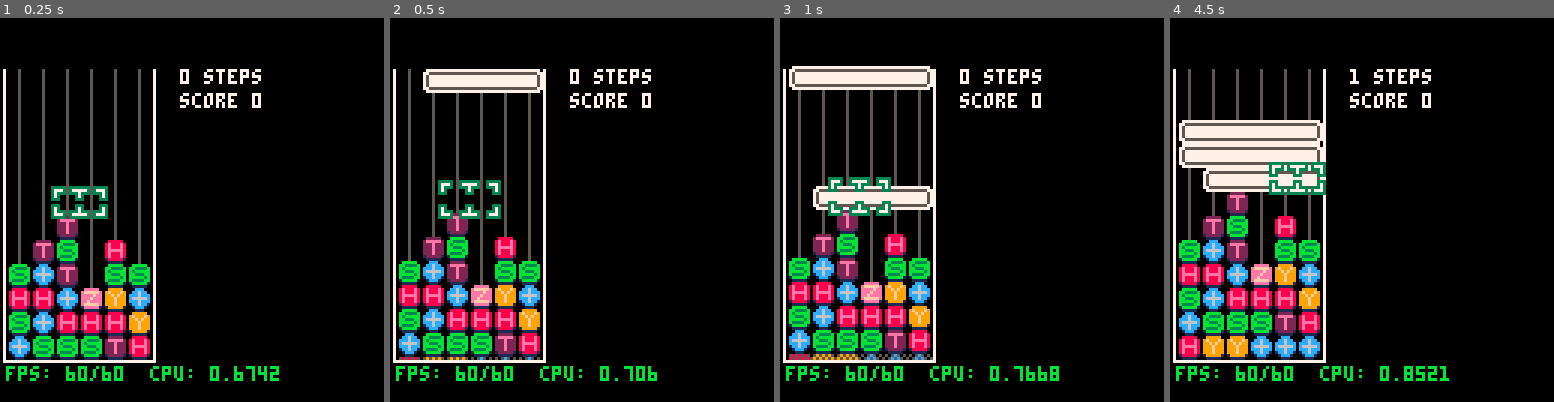
Above: before the commit, frames 1-4 (left to right).
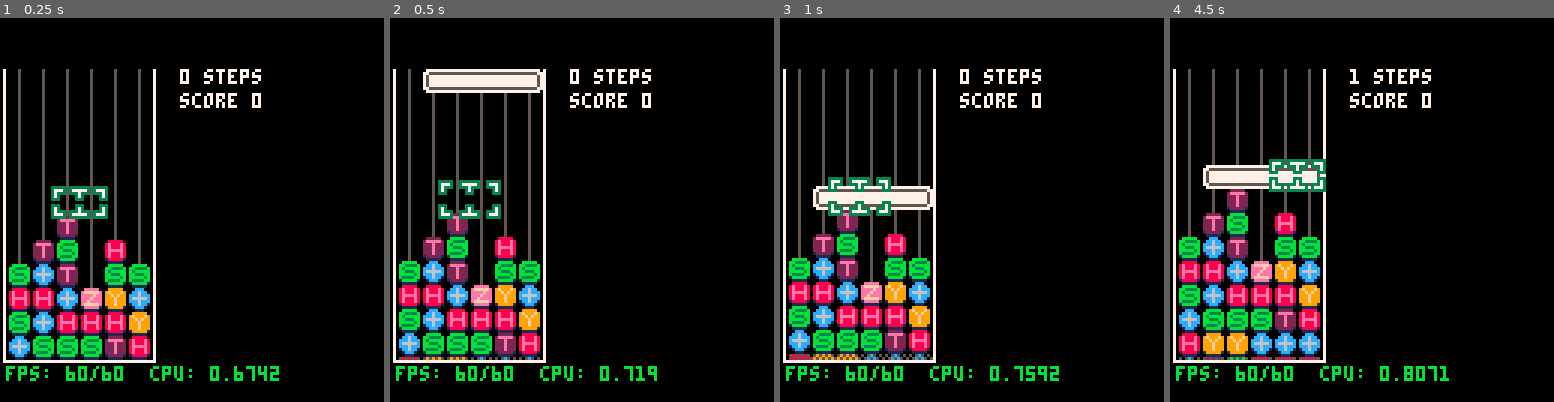
Above: after the commit, the same moments.

Repository: qniapp/quantattack
Game: PICO-8 cartridge qitaev.p8
The game is run twice, just before and just after one commit, with the same random seed, the same clock (stepped at 60 frames per second) and the same inputs.
Inputs:
- Up to frame 1 (0.25 s): no input
- Up to frame 2 (0.5 s): tap X (X key) at 0.33 s
- Up to frame 3 (1 s): tap O (Z key) at 0.7 s
- Up to frame 4 (4.5 s): tap X (X key) at 1.07, 1.85, 2.97, 4.08 s; hold Right 1.6-2.1 s; tap O (Z key) every 0.4 s from 1.7 to 4.1 s; hold Up 2.15-2.42 s; hold Right 2.47-3.03 s; hold Left 3.08-3.58 s; hold Down 3.63-3.97 s; hold Right from 4.02 s (still down)

Frame 1 is identical in both runs. In frame 2, 0.1% of the frame differs, in the area x 64-70%, y 90-95%; in frame 3, 2.3%; in frame 4, 12%, in the area x 2-70%, y 26-95%.

Commit message:
おじゃまユニタリが重ならないようにする

Diff:
--- a/board.lua
+++ b/board.lua
@@ -842,13 +842,15 @@
         end)
       end,
 
-      -- todo: game から条件に応じて足す
       add_garbage_unitary = function(self)
         local width = flr(rnd(self.cols - 2)) + 3 -- 3, 4, 5, 6
         local x = flr(rnd(self.cols - width + 1)) + 1
-        local garbage = garbage_unitary:new(width)
-
-        self:put(x, 1, garbage)
+
+        for dx = 0, width - 1 do
+          if (self:_overlap_with_garbage_unitary(x + dx, 1)) return
+        end
+
+        self:put(x, 1, garbage_unitary:new(width))
       end,
 
       game_over = function(self)
--- a/game.lua
+++ b/game.lua
@@ -177,8 +177,7 @@
   end,
 
   _maybe_add_garbage_unitary = function(self)
-    if (rnd(1) >= 0.3) return
-    -- if (rnd(1) >= 0.08) return
+    if (rnd(1) >= 0.1) return
 
     self.board:add_garbage_unitary()
   end,
